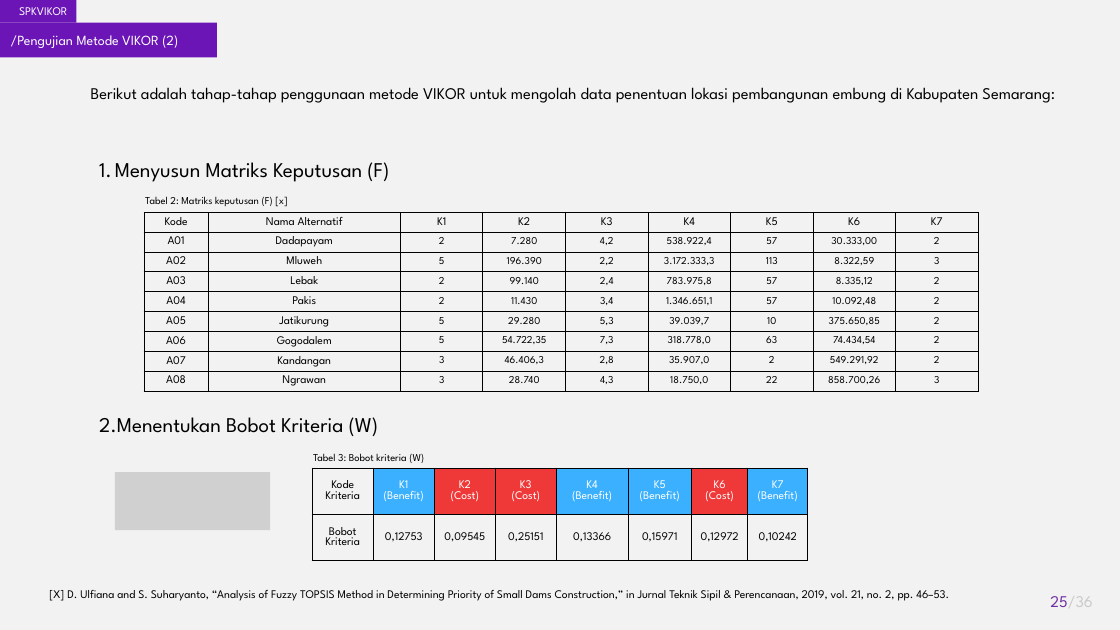
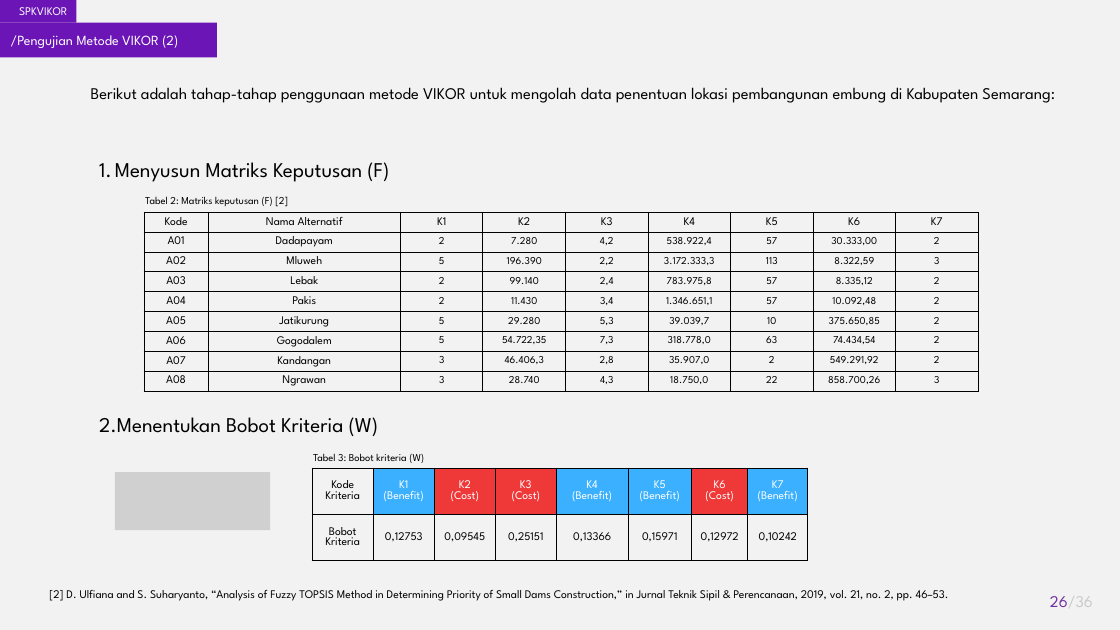
Before and after one commit to akhmadali7/TugasAkhir, a slide deck: slide 26 of PPT - TA - Akhmad Ali Sajidin.pptx (slide 25 before the commit). Drawn at 1120x630 pixels with LibreOffice and Linux fonts; fonts in the diff are those of the drawing; grey boxes stand for pictures. Boxes give left, top, right and bottom in pixels: in the first picture for what was removed or moved away, otherwise in the second. Text is boxed around its words. In the diff, an @@ line names an element or a change of style, - is before the commit and + after.

```diff
--- a/PPT - TA - Akhmad Ali Sajidin.pptx
+++ b/PPT - TA - Akhmad Ali Sajidin.pptx
@@ text at [145, 196, 288, 207]: text changed @@
-Tabel 2: Matriks keputusan (F) [x]
+Tabel 2: Matriks keputusan (F) [2]
@@ text at [49, 590, 949, 601]: text changed @@
-[X] D. Ulfiana and S. Suharyanto, “Analysis of Fuzzy TOPSIS Method in Determining Priority of Small Dams Construction,” in Jurnal Teknik Sipil & Perencanaan, 2019, vol. 21, no. 2, pp. 46–53.
+[2] D. Ulfiana and S. Suharyanto, “Analysis of Fuzzy TOPSIS Method in Determining Priority of Small Dams Construction,” in Jurnal Teknik Sipil & Perencanaan, 2019, vol. 21, no. 2, pp. 46–53.
@@ page number at [1050, 596, 1093, 607]: text changed @@
-25/36
+26/36
```
Also in this commit, not shown: 5 other slides changed, 1 slide added.
